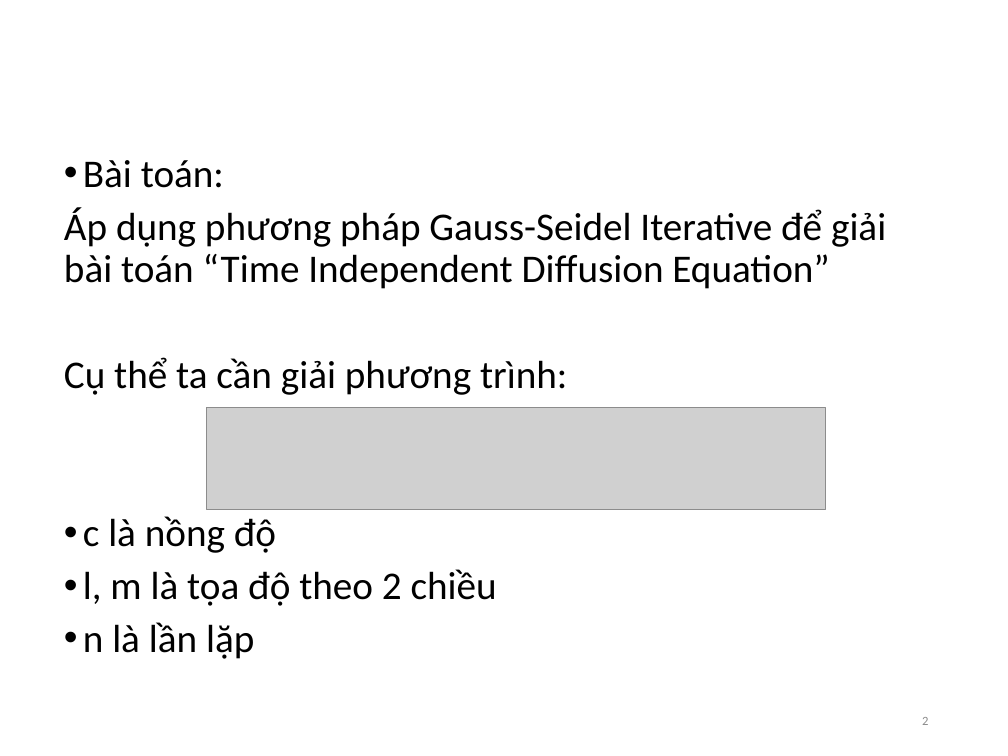
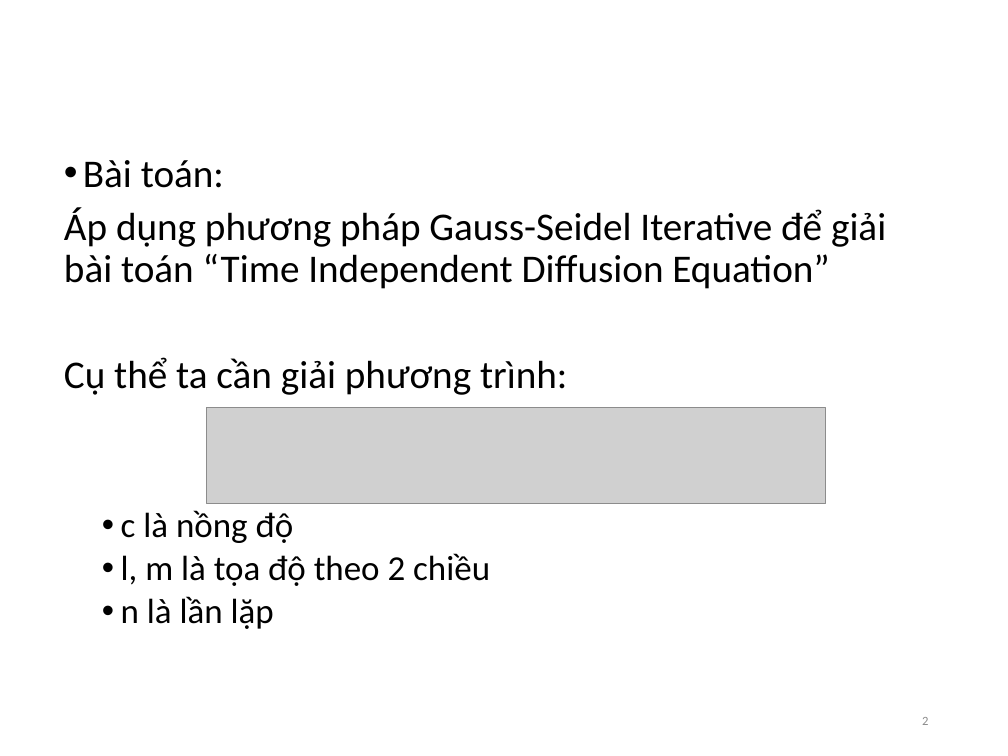
Before and after one commit to ngocbh/diffusion-equation-2d, a slide deck: slide 2 of docs/Gauss-Seidel.pptx. Drawn at 1008x756 pixels with LibreOffice and Linux fonts; fonts in the diff are those of the drawing; grey boxes stand for pictures; background and template pictures are left out. Boxes give left, top, right and bottom in pixels: in the first picture for what was removed or moved away, otherwise in the second. Text is boxed around its words. In the diff, an @@ line names an element or a change of style, - is before the commit and + after.

Commit message:
Fix slide and add more demo pictures

```diff
--- a/docs/Gauss-Seidel.pptx
+++ b/docs/Gauss-Seidel.pptx
@@ picture: place and size @@
-picture at [207, 407, 826, 510]
+picture at [207, 407, 826, 504]
@@ text at [121, 510, 490, 629]: size 28 to 25 pt in "c là nồng độ", "l, m là tọa độ theo 2 ...", "n là lần lặp"; list level 1 to 2 in "c là nồng độ"; list level 1 to 2 in "l, m là tọa độ ..."; list level 1 to 2 in "n là lần lặp" @@
```
Also in this commit, not shown: 4 other slides changed, 2 other files.
